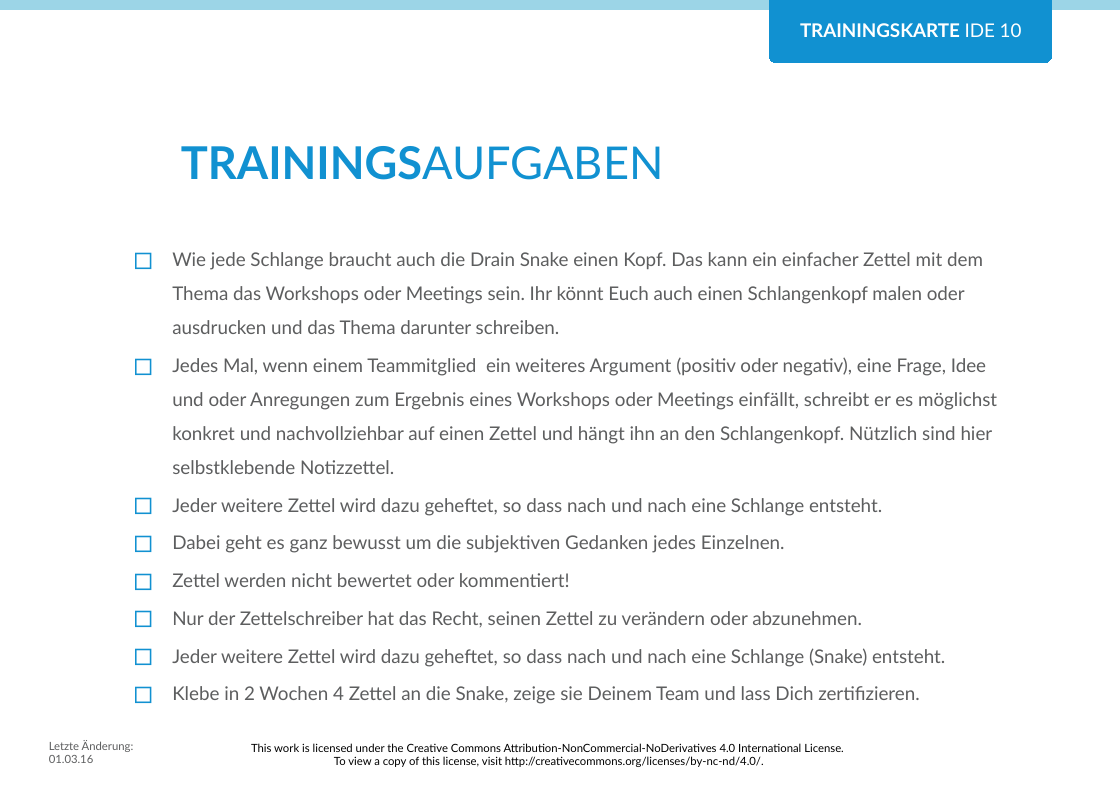
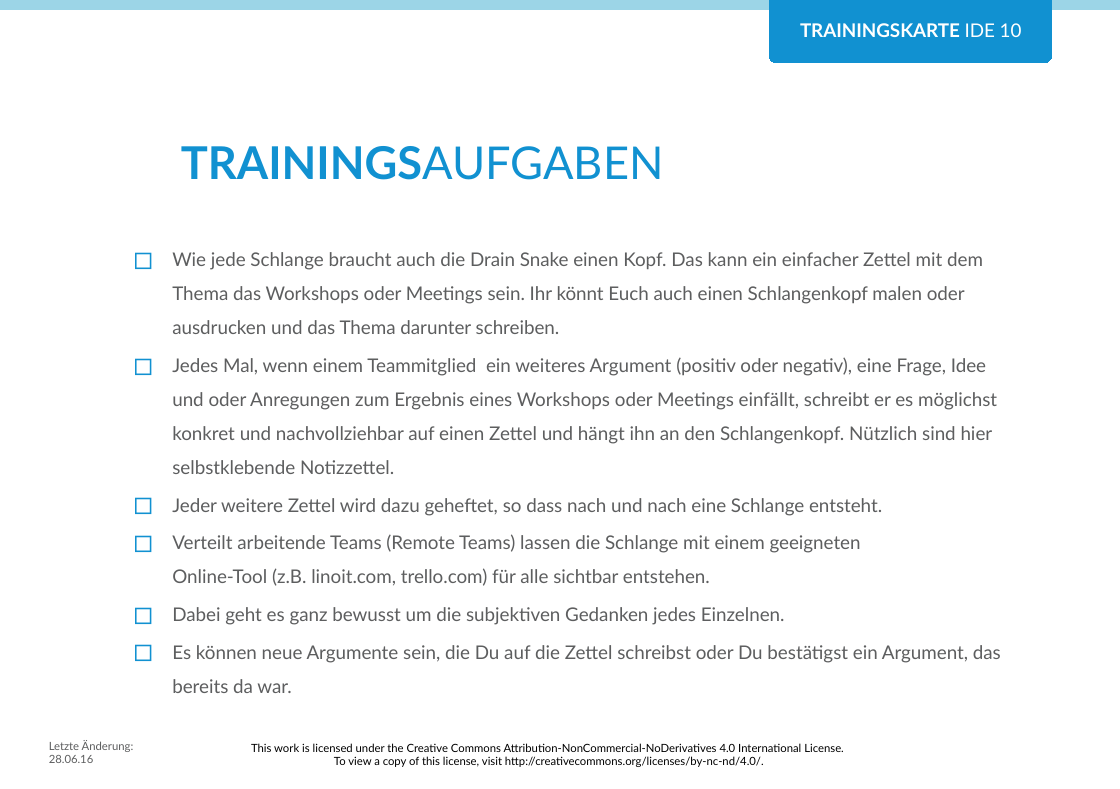
Before and after one commit to Teamtool/training-materials, a slide deck: slide 2 of training-cards/agile moves/Ideas (IDE)/ger/apprentice/ger_IDE_10_Drain_Snake_AM_A.pptx. Drawn at 1120x789 pixels with LibreOffice and Linux fonts; fonts in the diff are those of the drawing; background and template pictures are left out. Boxes give left, top, right and bottom in pixels: in the first picture for what was removed or moved away, otherwise in the second. Text is boxed around its words. In the diff, an @@ line names an element or a change of style, - is before the commit and + after.

```diff
--- a/training-cards/agile moves/Ideas (IDE)/ger/apprentice/ger_IDE_10_Drain_Snake_AM_A.pptx
+++ b/training-cards/agile moves/Ideas (IDE)/ger/apprentice/ger_IDE_10_Drain_Snake_AM_A.pptx
@@ text at <box>172,534,861,586</box>: paragraph added @@
+◻ Verteilt arbeitende Teams (Remote Teams) lassen die Schlange mit einem geeigneten
+  Online-Tool (z.B. linoit.com, trello.com) für alle sichtbar entstehen.
@@ text at <box>172,645,1001,693</box>: text changed @@
-◻ Zettel werden nicht bewertet oder kommentiert!
-◻ Nur der Zettelschreiber hat das Recht, seinen Zettel zu verändern oder abzunehmen.
-◻ Jeder weitere Zettel wird dazu geheftet, so dass nach und nach eine Schlange (Snake) entsteht.
-◻ Klebe in 2 Wochen 4 Zettel an die Snake, zeige sie Deinem Team und lass Dich zertifizieren.
+◻ Es können neue Argumente sein, die Du auf die Zettel schreibst oder Du bestätigst ein Argument, das bereits da war.
@@ text at <box>49,740,134,763</box>: text changed @@
-Letzte Änderung: 01.03.16
+Letzte Änderung: 28.06.16
```
Also in this commit, not shown: 1 other slide changed, 11 other files.
